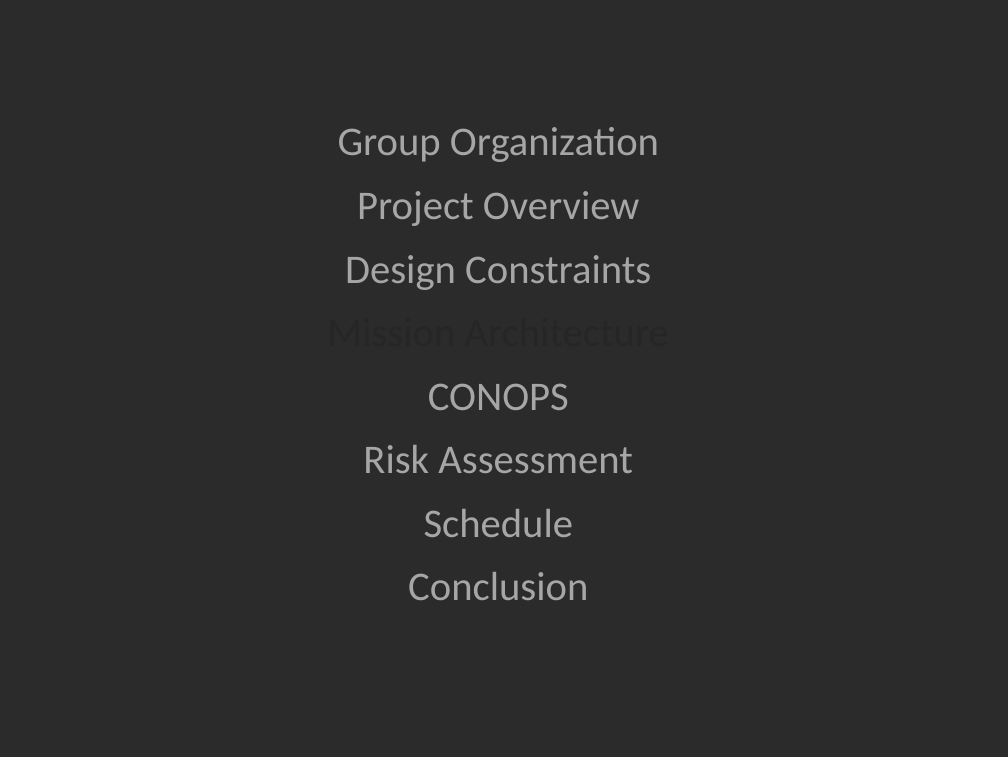
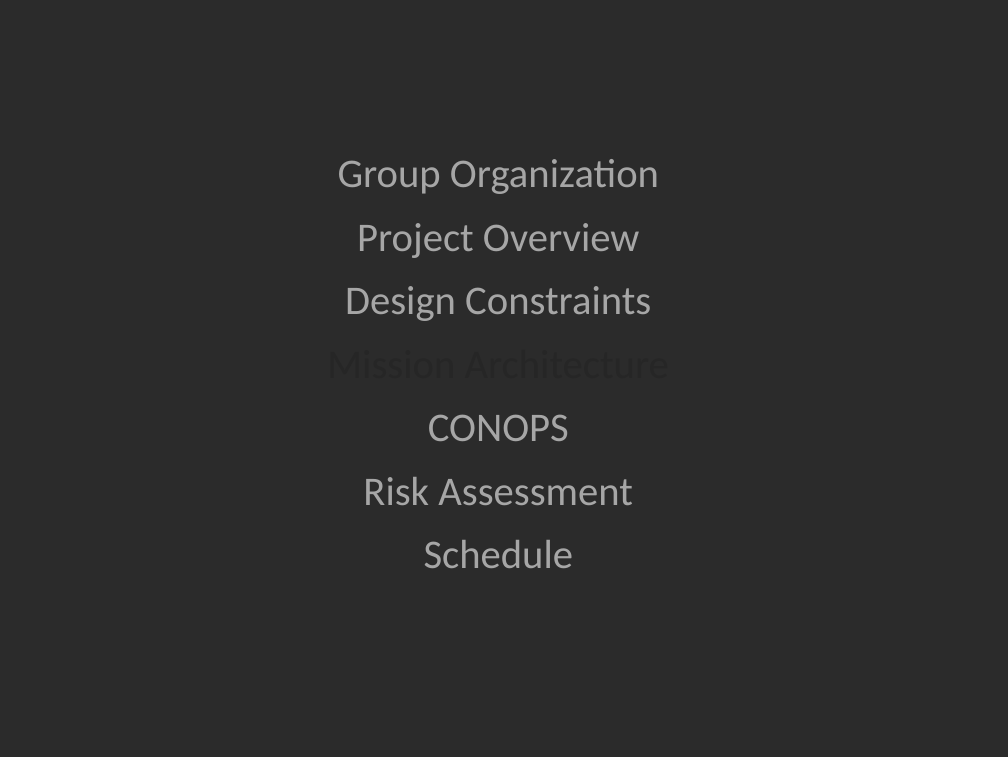
Before and after one commit to RascalSeniorDesign/Preliminary-Design, a slide deck: slide 14 of CMQA/Presentations/First Semester Presentation.pptx. Drawn at 1008x757 pixels with LibreOffice and Linux fonts; fonts in the diff are those of the drawing; background and template pictures are left out; a plain dark background stands for a picture behind light text. Boxes give left, top, right and bottom in pixels: in the first picture for what was removed or moved away, otherwise in the second. Text is boxed around its words. In the diff, an @@ line names an element or a change of style, - is before the commit and + after.

```diff
--- a/CMQA/Presentations/First Semester Presentation.pptx
+++ b/CMQA/Presentations/First Semester Presentation.pptx
@@ subtitle at bbox=[408, 572, 588, 600]: paragraph removed @@
-Conclusion
```
Also in this commit, not shown: 3 other slides changed, 9 slides added.
